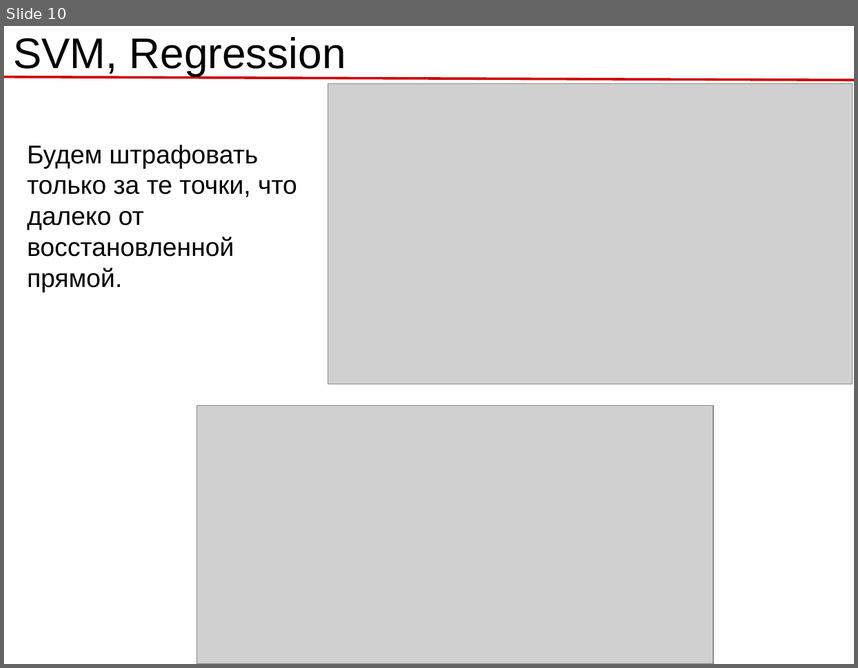
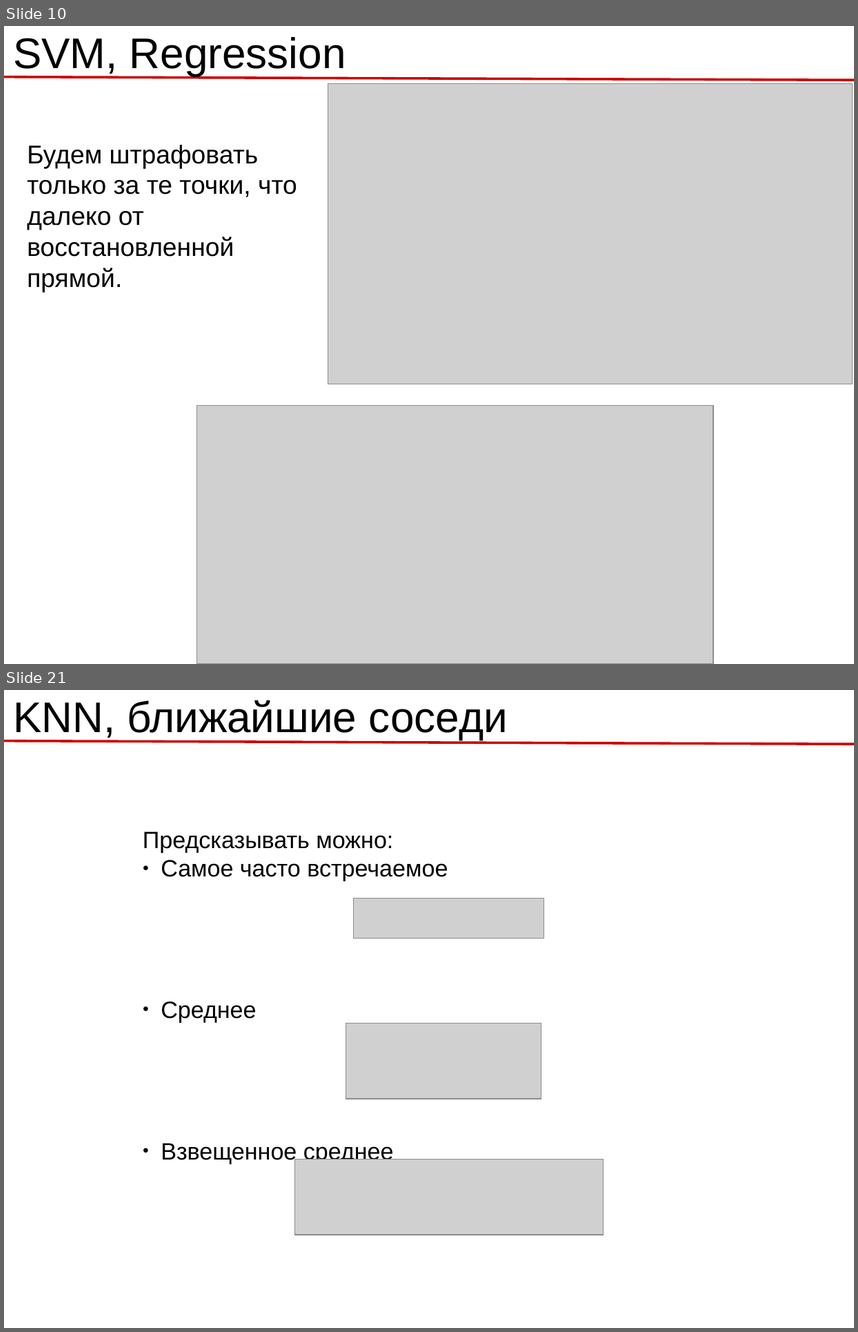
Before and after one commit to rykachevskiy/239, a slide deck: 4.Other_ml_models/4.1_Models.odp. Shown one above the other, each under a label of ours: slide 10 before the commit, slides 10 and 21 after it; the slides between them are not shown. The pictures are 858x668 and 858x1332 pixels, drawn with LibreOffice and Linux fonts; fonts in the diff are those of the drawing; grey boxes stand for pictures; background and template pictures are left out. Boxes give left, top, right and bottom in pixels: in the first picture for what was removed or moved away, otherwise in the second. Text is boxed around its words. In the diff, an @@ line names an element or a change of style, - is before the commit and + after.

```diff
--- a/4.Other_ml_models/4.1_Models.odp
+++ b/4.Other_ml_models/4.1_Models.odp
@@ slide 21 added at [4,690,854,1328], background #FFFFFF; not listed: 1 template element that a slide beside it also shows @@
@@ title added at [13,700,508,740], 40 pt, text #000000 @@
+KNN, ближайшие соседи
@@ text added at [143,831,448,1163], 22 pt, text #000000 @@
+Предсказывать можно:
+● Самое часто встречаемое
+● Среднее
+● Взвещенное среднее
@@ picture added at [355,898,544,938] @@
@@ picture added at [346,1023,542,1099] @@
@@ picture added at [294,1159,604,1234] @@
```
Also in this commit, not shown: 1 slide changed, 13 other slides added, 1 slide removed, 9 other files.
